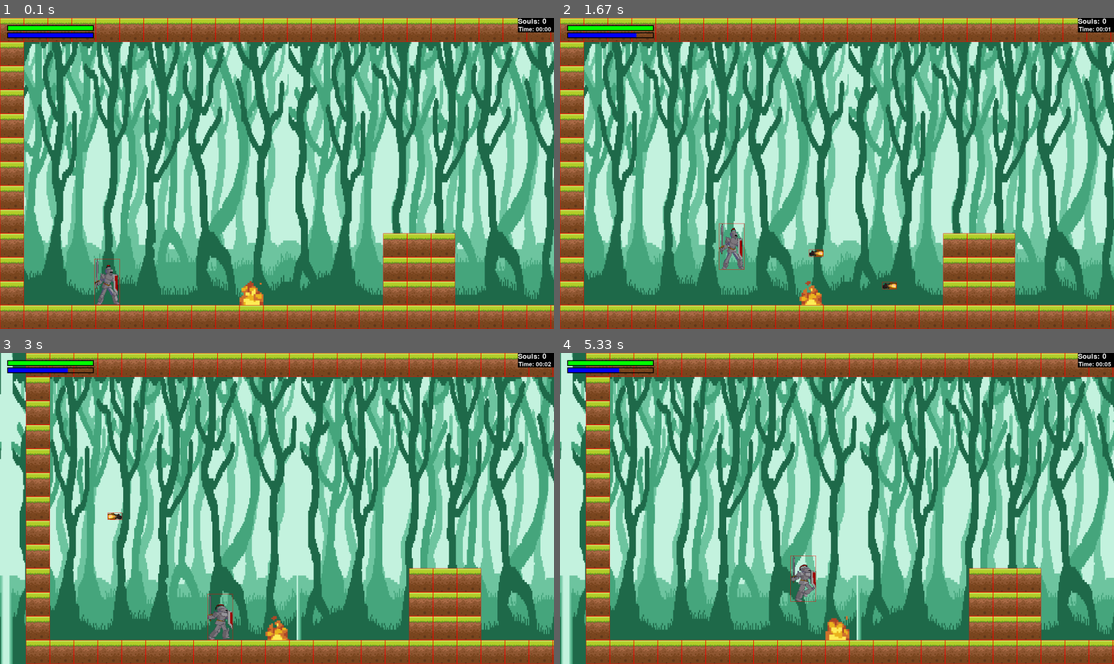
Above: before the commit, frames 1-4 (two rows, left to right).
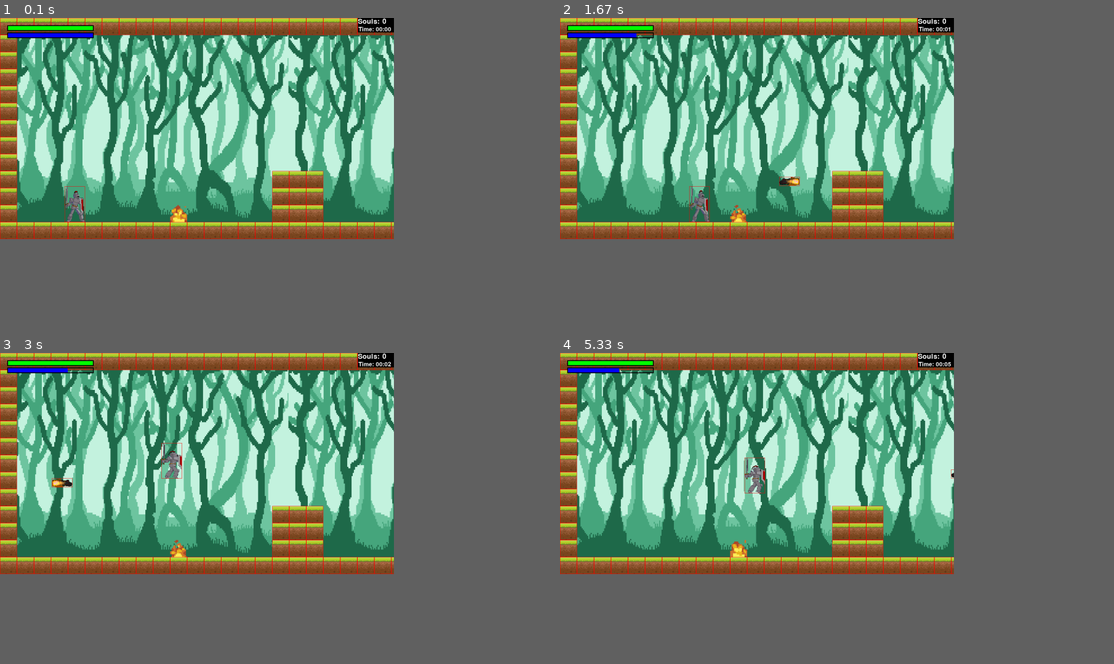
Above: after the commit, the same moments.

Repository: Ignacio630/ignacio_medici_pygame_tp_final
Game: pygame game, started from proyecto_final_juego/main.py
Same seed, same stepped clock (60 frames per second), same inputs: the game is played once before the commit and once after it.
Inputs:
- Up to frame 1 (0.1 s): no input
- Up to frame 2 (1.67 s): tap X at 0.33, 0.82 s; hold Right 0.67-1.13 s; tap Space at 0.73, 1.03, 1.23, 1.53 s; hold Right 1.17-1.63 s
- Up to frame 3 (3 s): hold Right 1.67-2.2 s; tap Space at 1.73, 2.03, 2.3, 2.6, 2.73 s; hold Left 2.23-2.63 s; tap X at 2.38 s; hold Right from 2.67 s (still down)
- Up to frame 4 (5.33 s): tap Space at 3.03, 3.4, 3.7, 3.9, 4.2, 4.4, 4.7, 4.9, 5.2 s; release Right at 3.3 s; hold Left 3.33-3.8 s; hold Right 3.83-4.3 s; tap X at 3.98 s; hold Left 4.33-4.8 s; hold Right from 4.83 s (still down)
In our replay, the window is 900x505 before the commit and 640x359 after it. These sizes can differ from the game's own. Grey fills any space a smaller window leaves; there, only what the larger window draws over its background counts as a difference.

The runs differ from the first frame. In frame 1, 71% of the frame differs, in the area x 0-100%, y 0-100%; in frame 2, 71%; in frame 3, 77%; in frame 4, 77%.

Commit message:
Seguir despues

Diff:
--- a/proyecto_final_juego/asd.py
+++ b/proyecto_final_juego/asd.py
@@ -1,41 +1,40 @@
 import pygame
-import sys
 
-# Inicializa pygame
+
+screen = pygame.display.set_mode((800,800))
+# Define la velocidad del objeto
+objeto = pygame.rect.Rect(10,10,10,10)
+objeto.fill((255,0,0))
+OBJECT_SPEED = 10
+
+# Obtiene el tiempo actual en milisegundos
+current_time = pygame.time.get_ticks()
 pygame.init()
+# Bucle de eventos principal
+while True:
 
-# Configuración de la pantalla
-screen = pygame.display.set_mode((400, 400))
-pygame.display.set_caption("Línea Transparente")
+    # Obtiene el siguiente evento de la cola de eventos
+    event = pygame.event.poll()
 
-# Color rojo sin transparencia
-color_rojo = (255, 0, 0)
+    # Si el evento es un evento de cierre de ventana
+    if event.type == pygame.QUIT:
 
-# Crea una superficie transparente
-surface_transparente = pygame.Surface((400, 400), pygame.SRCALPHA)
+        # Cierra la ventana y sale del bucle de eventos
+        pygame.quit()
+        sys.exit()
 
-# Cambia la transparencia de la superficie (50% de opacidad)
-surface_transparente.set_alpha(0)
+    # Calcula el tiempo transcurrido desde la última vez que se movió el objeto
+    elapsed_time = pygame.time.get_ticks() - current_time
 
-# Loop principal
-running = True
-while running:
-    for event in pygame.event.get():
-        if event.type == pygame.QUIT:
-            running = False
+    # Si han pasado más de 100 milisegundos desde la última vez que se movió el objeto
+    if elapsed_time >= 100:
 
-    # Limpia la pantalla
-    screen.fill((0, 0, 0))
+        # Mueve el objeto 10 píxeles a la derecha
+        objeto.x += OBJECT_SPEED
+        screen.blit(screen,objeto)
 
-    # Dibuja una línea en la superficie transparente
-    pygame.draw.line(surface_transparente, color_rojo, (100, 100), (300, 300), 5)
+        # Actualiza el tiempo actual
+        current_time = pygame.time.get_ticks()
 
-    # Copia la superficie transparente en la pantalla
-    screen.blit(surface_transparente, (0, 0))
-
-    # Actualiza la pantalla
+    # Renderiza la pantalla
     pygame.display.flip()
-
-# Salir del programa
-pygame.quit()
-sys.exit()
--- a/proyecto_final_juego/config.py
+++ b/proyecto_final_juego/config.py
@@ -39,7 +39,7 @@
 DIRECCION = True
 
 #Opciones resolucion
-resolution = 0
+resolution = 2
 
 if resolution == 0:
     JUMP_POWER = 14
@@ -51,6 +51,7 @@
 
     ANCHO_JUGADOR = 50 * (RESOLUTION_WIDTH / RESOLUTION_HEIGHT)
     ALTO_JUGADOR = 90 * (RESOLUTION_WIDTH / RESOLUTION_HEIGHT)
+
 
 elif resolution == 1:
     platform_size = 69
--- a/proyecto_final_juego/mapa.py
+++ b/proyecto_final_juego/mapa.py
@@ -21,7 +21,7 @@
         self.music_playing = False
         self.screen = screen
         self.world_move = pygame.math.Vector2()
-        self.speed_background = 0.5
+        self.speed_background = 1
         self.scroll = 0
         self.setup_map(level_design)
         self.bg_rect = self.background_list[0].get_rect()
@@ -31,9 +31,10 @@
         self.start_time = time.time()
         self.time = 0
         self.score = Score("Souls:",(RESOLUTION_WIDTH-125,0),(260,50))
+
         self.font_time = pygame.font.Font(None, 30)
         self.time_surface = self.font_time.render("Time: " + self.formatted_time(), True, W)
-        self.time_rect = self.time_surface.get_rect(topright=(RESOLUTION_WIDTH - 10, 30))
+        self.time_rect = self.time_surface.get_rect(topright=(RESOLUTION_WIDTH - 20, 30))
         #
 
     def update_time(self):
@@ -44,6 +45,7 @@
         min = int(self.time // 60)
         seg = int(self.time % 60)
         return "{0:02}:{1:02}".format(min,seg)
+
     def draw_time(self):
         self.update_time()
         self.screen.blit(self.time_surface, self.time_rect)
@@ -126,12 +128,9 @@
                 enemy.update(self.world_move,self.limits_list,True)
                 enemy.draw(self.screen)
                 for fireball in self.player.fireballs:
-                    if enemy.rect_enemy.colliderect(self.player.rect_melee_attack):
-                        enemy.hp -= 100
                     if enemy.rect_enemy.colliderect(fireball.rect):
                         self.player.fireballs.remove(fireball)
                         enemy.hp -= 50
-            print(enemy.hp)
 
     def run(self,delta_ms,keys):
         #fondo
--- a/proyecto_final_juego/player.py
+++ b/proyecto_final_juego/player.py
@@ -23,7 +23,6 @@
         self.rect_jugador = self.imagen_jugador.get_rect(topright = pos)
         #
         self.fireballs = []
-        self.rect_melee_attack = pygame.rect.Rect(0,0,0,0)
         self.rect_collition = pygame.rect.Rect(0,0,0,0)
         #
         self.direction = DIRECCION
@@ -43,15 +42,6 @@
         self.mana = MANA_JUGADOR
         self.score = 0
 
-    def melee_attack(self,pantalla):
-        if self.direction:
-            x, y = self.rect_jugador.topright
-            self.animation = self.attack_frame_r
-            self.rect_melee_attack = pygame.draw.rect(surface=pantalla,color=T,rect=(x,y,ANCHO_JUGADOR/2,ALTO_JUGADOR))
-        else:
-            x, y = self.rect_jugador.topleft
-            self.animation = self.attack_frame_l
-            self.rect_melee_attack = pygame.draw.rect(surface=pantalla,color=T,rect=(x,y,ANCHO_JUGADOR/2,ALTO_JUGADOR))
 
     def collition_line(self):
         pass
@@ -60,16 +50,16 @@
         if self.mana >= 10:
             if self.direction:
                 self.mana -= 10
-                self.fireballs.append(Fireball("{0}{1}".format(PATH_JUGADOR,PATH_FIREBALL),self.rect_jugador.midleft,(50,25),7,self.direction))
+                self.fireballs.append(Fireball("{0}{1}".format(PATH_JUGADOR,PATH_FIREBALL),self.rect_jugador.midleft,(ANCHO_JUGADOR,ALTO_JUGADOR/4),7,self.direction))
                 for fireball in self.fireballs:
                     fireball.fire(10)
             else:
                 self.mana -= 10
-                self.fireballs.append(Fireball("{0}{1}".format(PATH_JUGADOR,PATH_FIREBALL),self.rect_jugador.midleft,(50,25),7,self.direction))
+                self.fireballs.append(Fireball("{0}{1}".format(PATH_JUGADOR,PATH_FIREBALL),self.rect_jugador.midleft,(ANCHO_JUGADOR,ALTO_JUGADOR/4),7,self.direction))
                 for fireball in self.fireballs:
                     fireball.fire(-10)
         else:
-            print("mana insuficiente")
+            print("sin mana")
     # HUD
     def stat_bar(self,screen,x,y,color,stat):
         widht = 300
@@ -142,12 +132,6 @@
         if keys[pygame.K_x] == 0 and self.is_shooting:
             self.is_shooting = False
 
-        #Melee attack
-        if keys[pygame.K_z] == 1 and not self.is_attacking:
-            self.melee_attack(self.screen)
-            self.is_attacking = True
-        if keys[pygame.K_z] == 0 and self.is_attacking:
-            self.is_attacking = False
 
     def apply_gravity(self):
         self.direction_movement.y += self.gravity
@@ -157,7 +141,7 @@
         #Aplicar animacion
         self.inputs()
         self.tiempo_transcurrido += delta_ms
-        if (self.tiempo_transcurrido >= 500):
+        if (self.tiempo_transcurrido >= 200):
             self.tiempo_transcurrido = 0
             if(self.frame < len(self.animation)-1):
                 self.frame += 1
